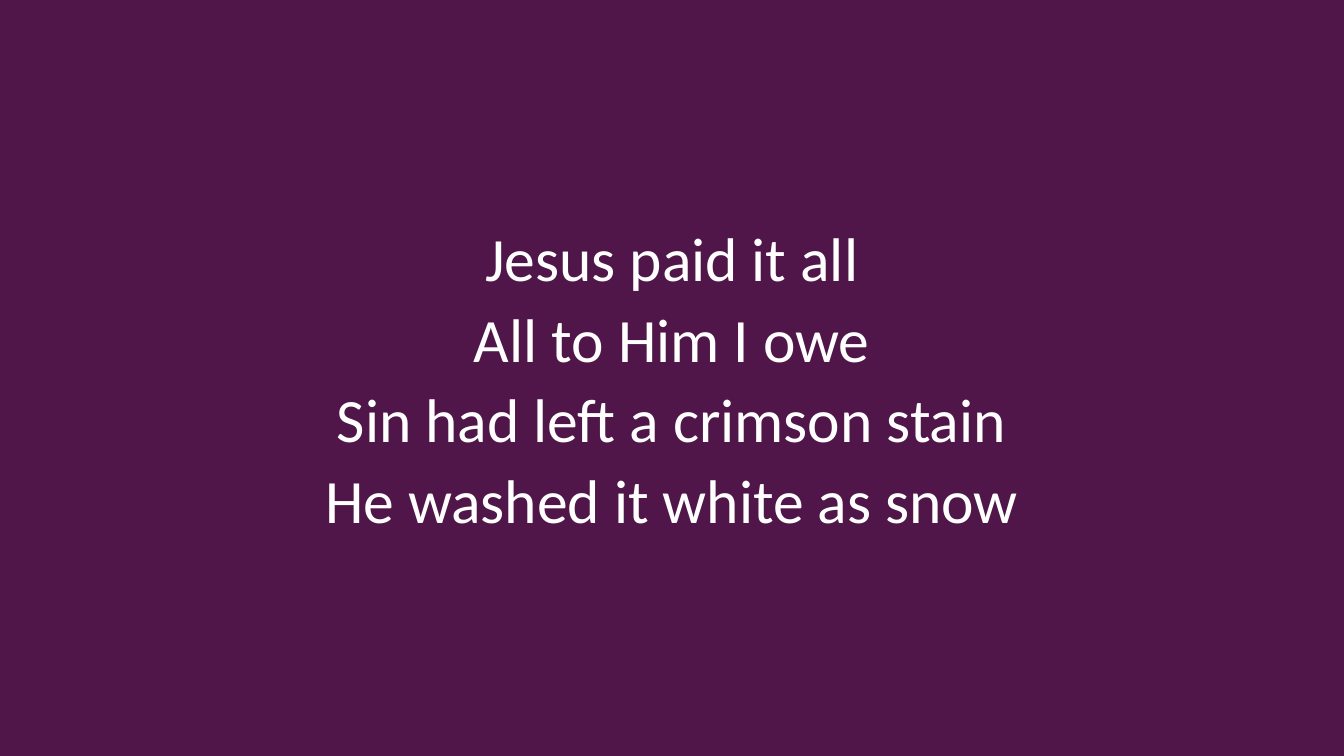
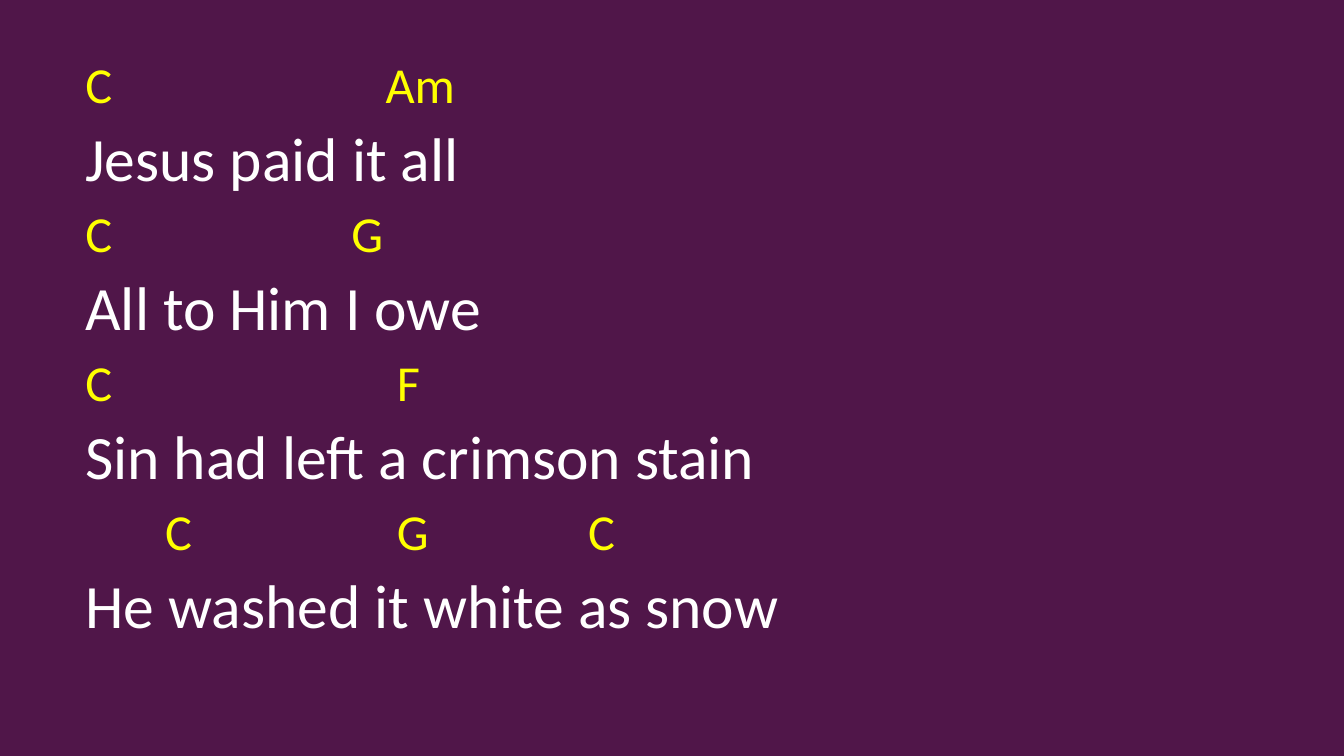
Before and after one commit to kendall412/worship, a slide deck: slide 5 of Jesus Paid It All_chords.pptx. Drawn at 1344x756 pixels with LibreOffice and Linux fonts; fonts in the diff are those of the drawing. Boxes give left, top, right and bottom in pixels: in the first picture for what was removed or moved away, otherwise in the second. Text is boxed around its words. In the diff, an @@ line names an element or a change of style, - is before the commit and + after.

```diff
--- a/Jesus Paid It All_chords.pptx
+++ b/Jesus Paid It All_chords.pptx
@@ subtitle at bbox=[85, 70, 455, 104]: paragraph added @@
+C Am
@@ subtitle at bbox=[85, 138, 779, 629]: alignment centre to left @@
@@ subtitle at bbox=[85, 219, 383, 253]: paragraph added @@
+C G
@@ subtitle at bbox=[85, 368, 420, 402]: paragraph added @@
+C F
@@ subtitle at bbox=[165, 517, 615, 551]: paragraph added @@
+C G C
```
Also in this commit, not shown: 5 other slides changed, 6 other files.
